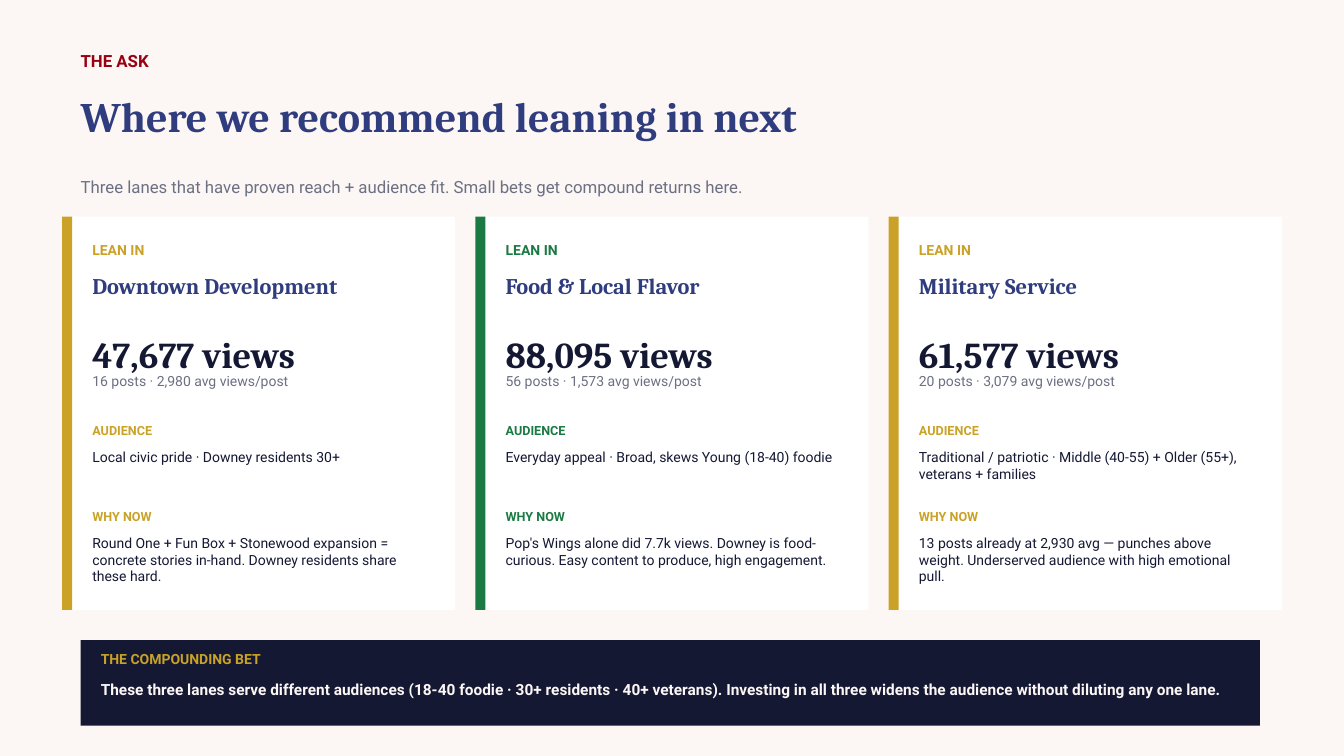
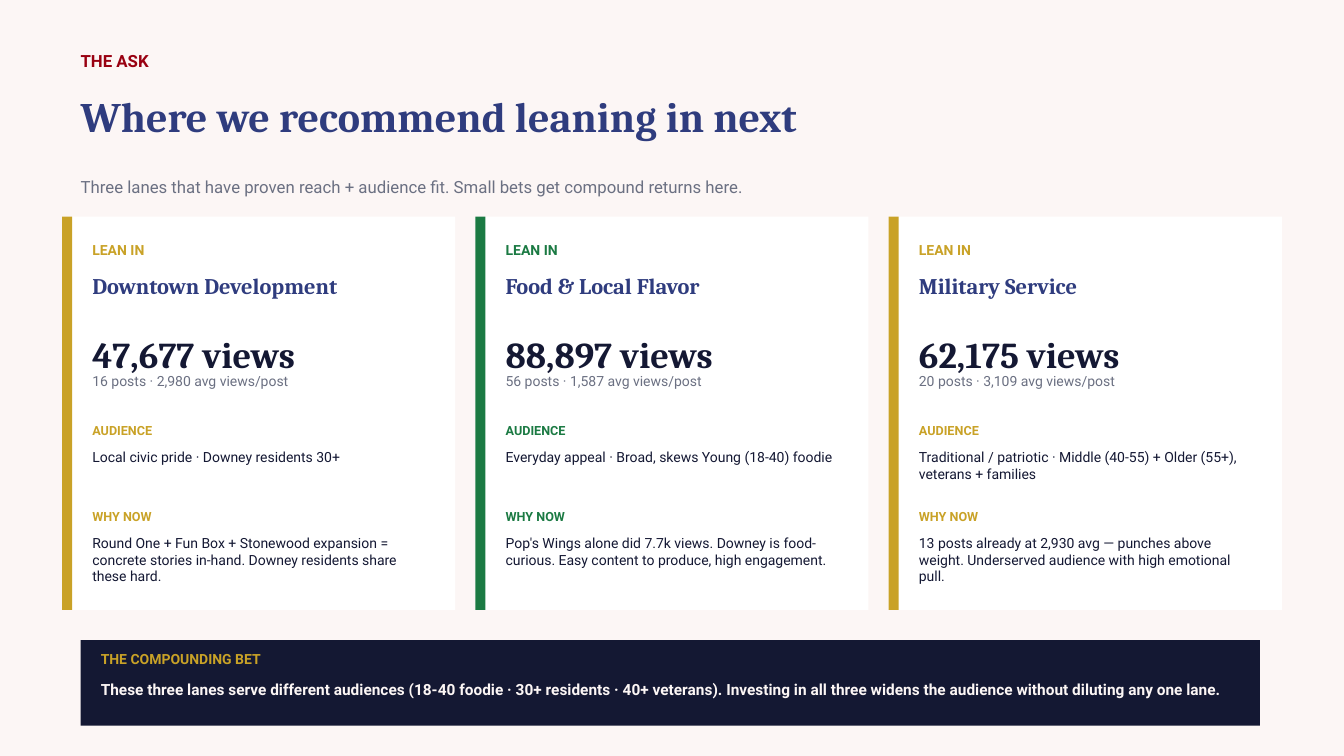
Before and after one commit to zvmmer/talking-downey-kpis, a slide deck: slide 18 of SPONSOR_CONTENT_REPORT.pptx. Drawn at 1344x756 pixels with LibreOffice and Linux fonts; fonts in the diff are those of the drawing. Boxes give left, top, right and bottom in pixels: in the first picture for what was removed or moved away, otherwise in the second. Text is boxed around its words. In the diff, an @@ line names an element or a change of style, - is before the commit and + after.

```diff
--- a/SPONSOR_CONTENT_REPORT.pptx
+++ b/SPONSOR_CONTENT_REPORT.pptx
@@ text at <box>506,343,713,377</box>: text changed @@
-88,095 views
+88,897 views
@@ text at <box>919,343,1119,377</box>: text changed @@
-61,577 views
+62,175 views
@@ text at <box>506,376,702,389</box>: text changed @@
-56 posts · 1,573 avg views/post
+56 posts · 1,587 avg views/post
@@ text at <box>919,376,1115,389</box>: text changed @@
-20 posts · 3,079 avg views/post
+20 posts · 3,109 avg views/post
```
Also in this commit, not shown: 10 other slides changed, 5 other files.
